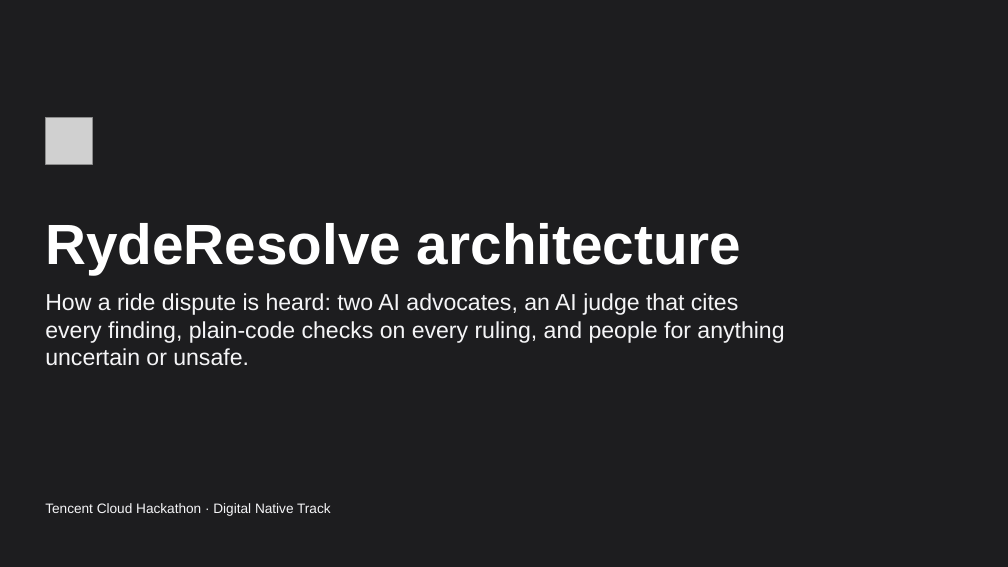
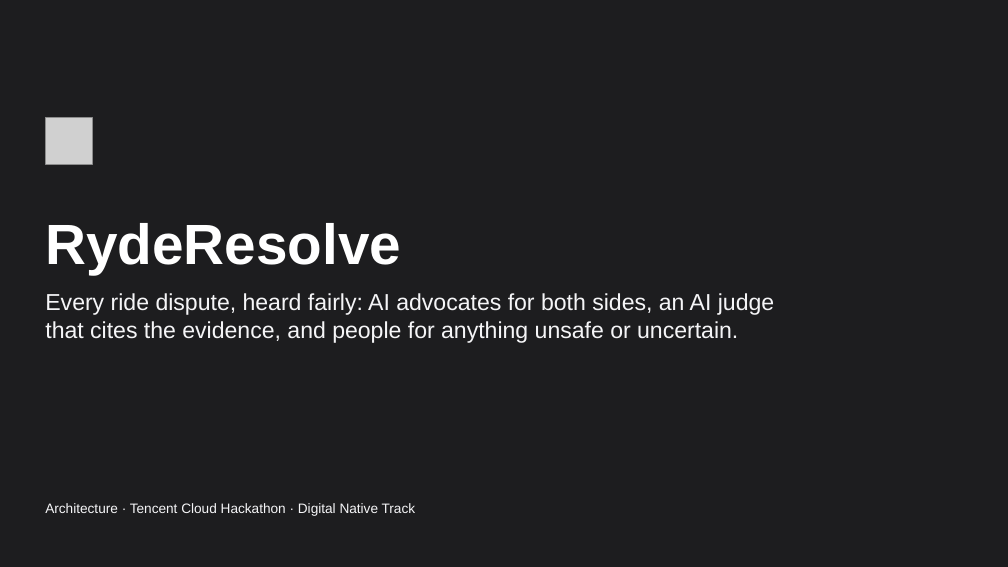
Before and after one commit to suryaansh2002/ryde-dispute-resolution-tencent, a slide deck: slide 1 of submission/architecture.pptx. Drawn at 1008x567 pixels with LibreOffice and Linux fonts; fonts in the diff are those of the drawing; grey boxes stand for pictures. Boxes give left, top, right and bottom in pixels: in the first picture for what was removed or moved away, otherwise in the second. Text is boxed around its words. In the diff, an @@ line names an element or a change of style, - is before the commit and + after.

Commit message:
Architecture deck: a courtroom slide for the hearing, less on every slide, current results

```diff
--- a/submission/architecture.pptx
+++ b/submission/architecture.pptx
@@ title at [45,223,401,274]: text changed @@
-RydeResolve architecture
+RydeResolve
@@ text at [45,293,774,343]: text changed @@
-How a ride dispute is heard: two AI advocates, an AI judge that cites every finding, plain-code checks on every ruling, and people for anything uncertain or unsafe.
+Every ride dispute, heard fairly: AI advocates for both sides, an AI judge that cites the evidence, and people for anything unsafe or uncertain.
@@ text at [45,503,416,516]: text changed @@
-Tencent Cloud Hackathon · Digital Native Track
+Architecture · Tencent Cloud Hackathon · Digital Native Track
```
Also in this commit, not shown: 3 other slides changed, 4 slides added, 4 slides removed.
